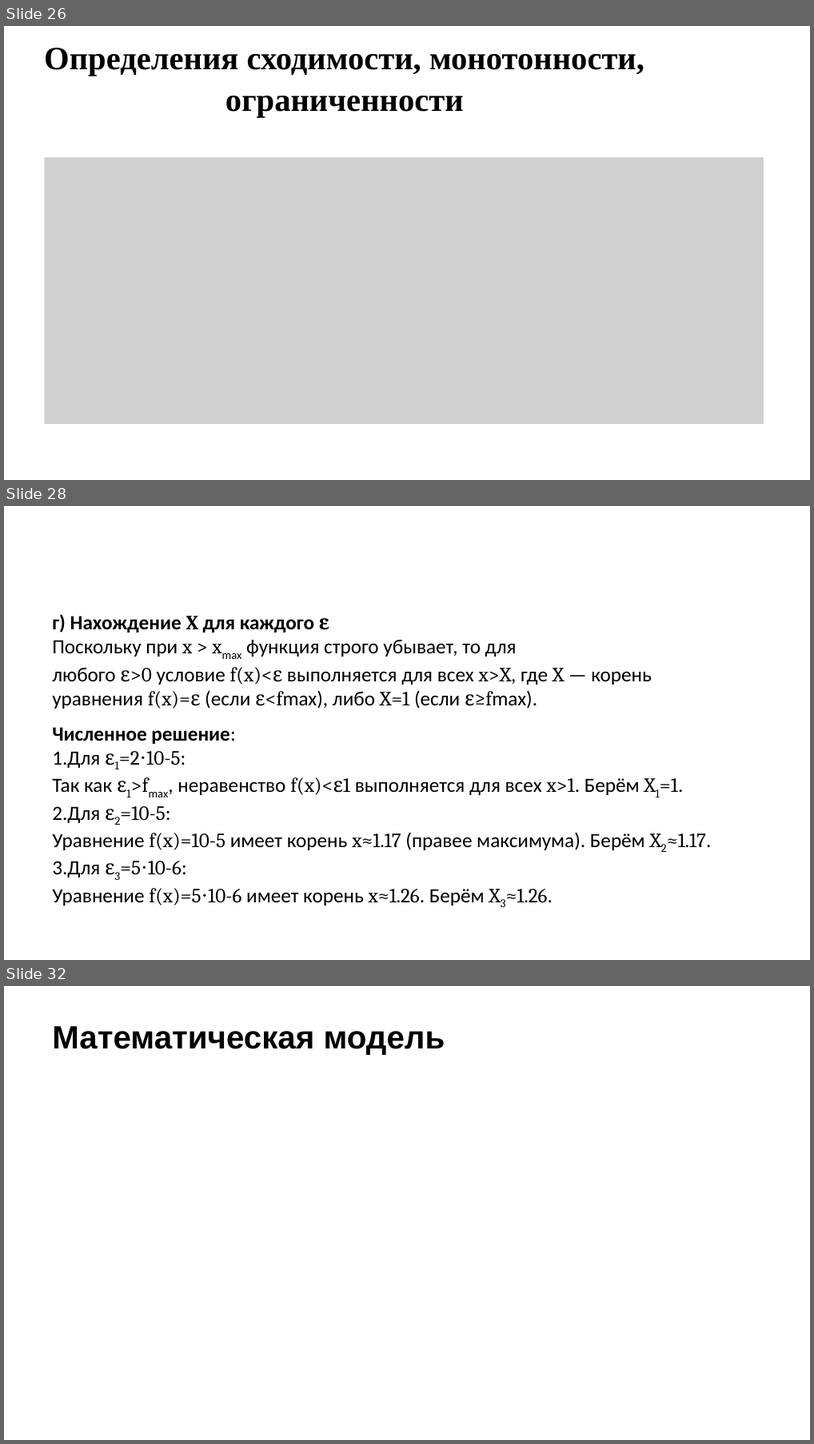
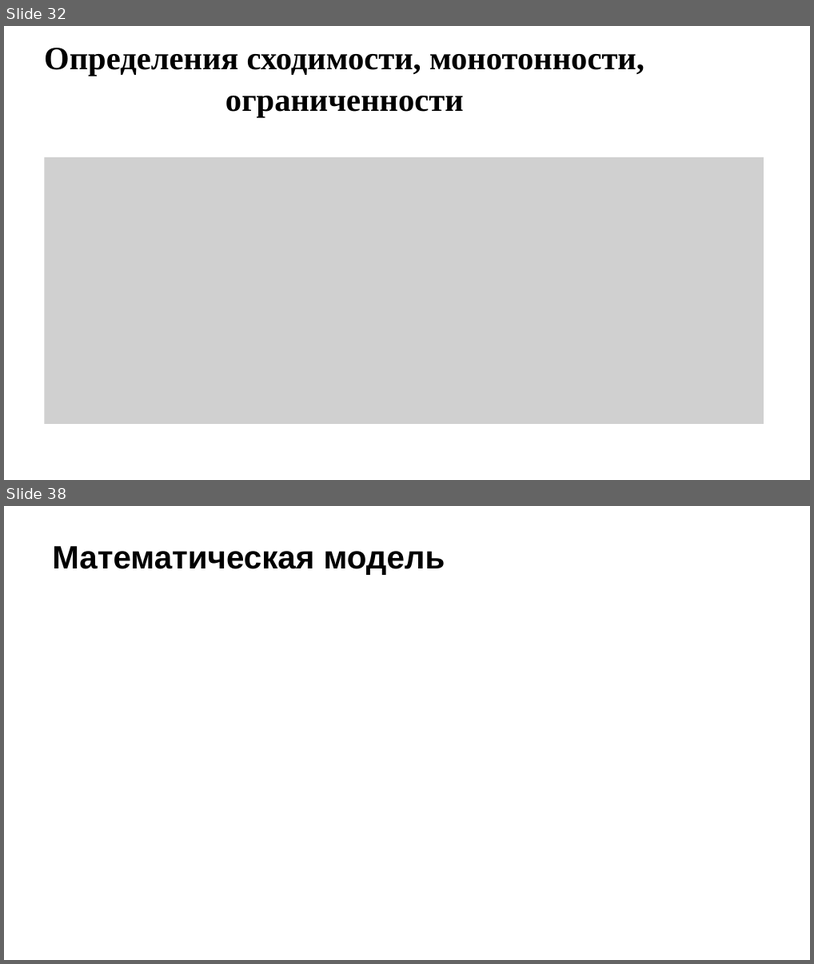
Before and after one commit to Miwm64/itmo_cse, a slide deck: math_analysis/матан_проект_в4.pptx. Shown one above the other, each under a label of ours: slides 26, 28 and 32 before the commit, slides 32 and 38 after it; the slides between them are not shown. The pictures are 814x1444 and 814x964 pixels, drawn with LibreOffice and Linux fonts; fonts in the diff are those of the drawing; grey boxes stand for pictures; background and template pictures are left out. Boxes give left, top, right and bottom in pixels: in the first picture for what was removed or moved away, otherwise in the second. Text is boxed around its words. In the diff, an @@ line names an element or a change of style, - is before the commit and + after.

```diff
--- a/math_analysis/матан_проект_в4.pptx
+++ b/math_analysis/матан_проект_в4.pptx
@@ slide 28 removed at <box>4,506,810,960</box>, background picture (left out) @@
@@ text removed at <box>52,614,712,905</box> @@
-г) Нахождение X для каждого ε
-Поскольку при x > xmax функция строго убывает, то для любого ε>0 условие f(x)<ε выполняется для всех x>X, где X — корень уравнения f(x)=ε (если ε<fmax), либо X=1 (если ε≥fmax).
-Численное решение:
-1. Для ε1=2⋅10-5:
-   Так как ε1>fmax, неравенство f(x)<ε1 выполняется для всех x>1. Берём X1=1.
-2. Для ε2=10-5:
-   Уравнение f(x)=10-5 имеет корень x≈1.17 (правее максимума). Берём X2≈1.17.
-3. Для ε3=5⋅10-6:
-   Уравнение f(x)=5⋅10-6 имеет корень x≈1.26. Берём X3≈1.26.
@@ what was slide 26 is now slide 32 @@
@@ what was slide 32 is now slide 38 @@
```
Also in this commit, not shown: 7 slides changed, 12 slides added, 6 other slides removed.
